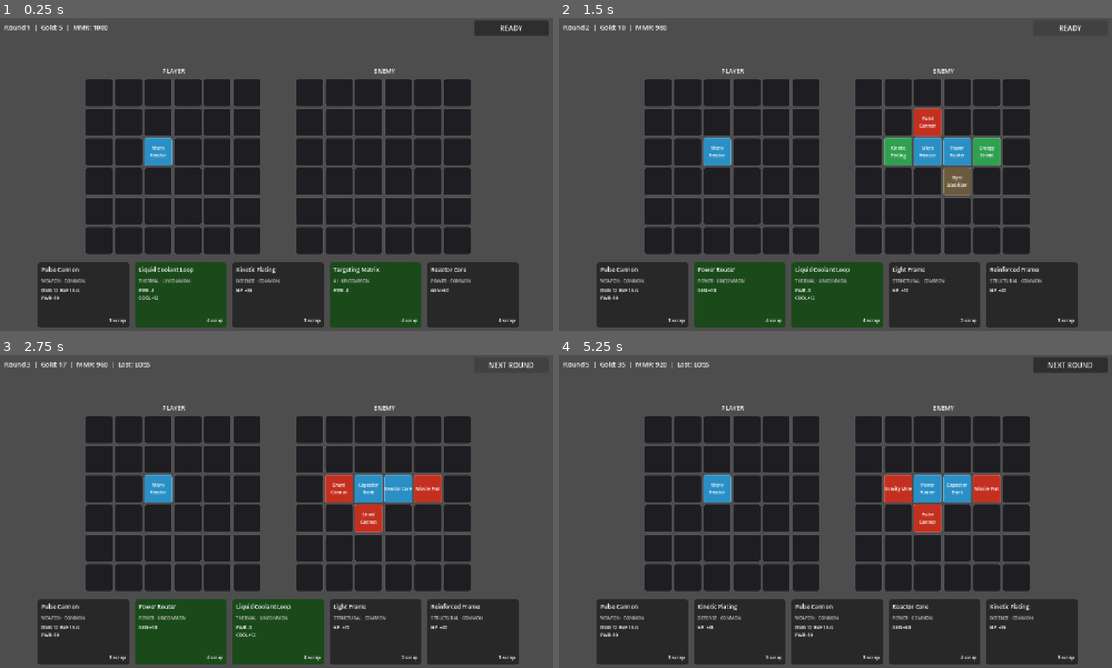
Above: before the commit, frames 1-4 (two rows, left to right).
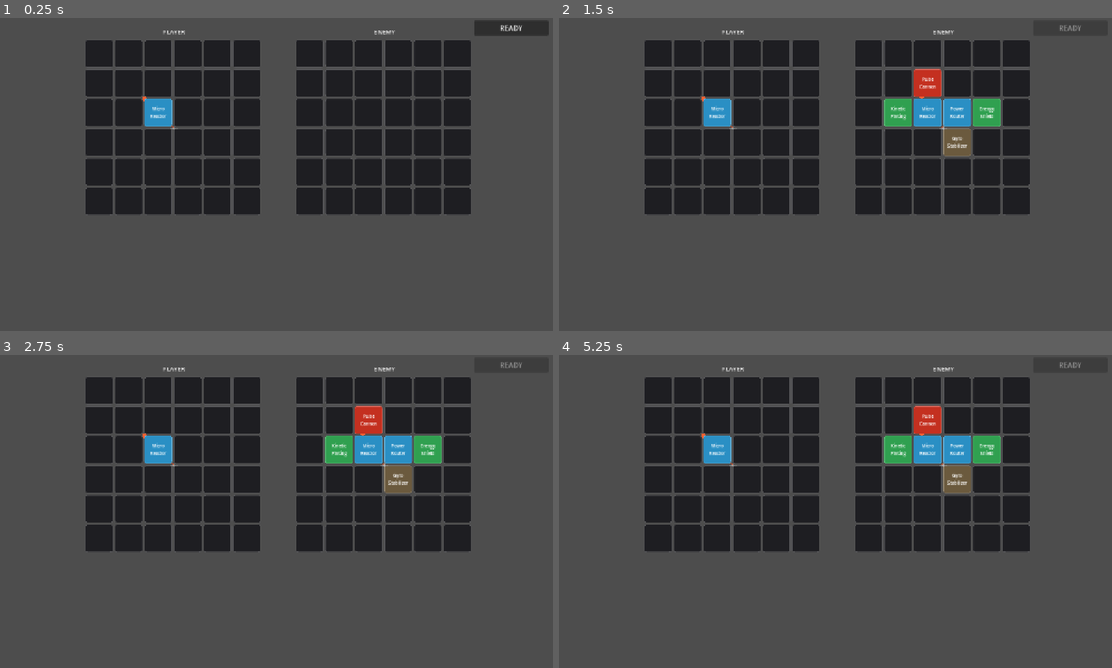
Above: after the commit, the same moments.

Repository: bbayram-l/ChroneForge-Arena
Game: Godot game, scene res://scenes/Main.tscn
The game is run twice, just before and just after one commit, with the same random seed, the same clock (stepped at 60 frames per second) and the same inputs.
Inputs (mouse positions are in pixels of both pictures, inside the frame that each line leads up to):
- Up to frame 1 (0.25 s): no input
- Up to frame 2 (1.5 s): click "READY" at 0.5 s; click (1067, 27) at 1.25 s, where only the run before the commit has a clickable "NEXT ROUND"
- Up to frame 3 (2.75 s): click (508, 364) at 2 s, where only the run before the commit has a clickable "READY"
- Up to frame 4 (5.25 s): click (1067, 364) at 2.75 s, where only the run before the commit has a clickable "NEXT ROUND"; click (1067, 364) at 3.5 s, where only the run before the commit has a clickable "READY"; click (1067, 364) at 4.25 s, where only the run before the commit has a clickable "NEXT ROUND"; tap Enter at 5 s; move the mouse to (957, 495) at 5.02 s; click (957, 495) at 5.17 s

The runs differ from the first frame. In frame 1, 36% of the frame differs, in the area x 0-94%, y 2-99%; in frame 2, 40%; in frame 3, 40%, in the area x 0-97%, y 2-99%; in frame 4, 40%.
Error after the commit: Parse Error: Function "_has_module()" not found in base self. (res://scripts/combat/CombatEngine.gd:112)

Commit message:
Month 2: HUD, torque visualizer, and AI module logic
- HudPanel.gd: PWR/STAB/HEAT progress bars with traffic-light colour coding,
  PDX accumulation rate and active AI module names in info line
- MechGridView: _draw() overlay shows orange center-of-mass dot and white
  ideal-centre crosshair (torque visualizer)
- CombatEngine: implement all four AI module effects — targeting_matrix
  (+10% dmg), burst_logic (1.4× dmg / 2× cooldown), counter_program
  (retaliation shot on HP damage), chrono_anchor (20% opponent PDX
  reduction); per-cell power efficiency now correctly applies adjacency bonus
- ParadoxSystem: rate_mult parameter on tick() for chrono_anchor support;
  accumulate from any module with paradox_rate > 0, not just TEMPORAL
- Main.gd: wire HudPanel (instantiate, refresh after placement and combat end);
  shift grids to y=50, HUD at y=484, shop at y=566
- CLAUDE.md: all Month 2 items now complete; updated file list

Co-Authored-By: Claude Sonnet 4.6 <noreply@anthropic.com>

Diff:
--- a/scripts/combat/CombatEngine.gd
+++ b/scripts/combat/CombatEngine.gd
@@ -108,8 +108,11 @@
 	var d := TICK_RATE
 
 	# 1. Paradox accumulation + overload rolls
-	_p_paradox.tick(d, rng)
-	_e_paradox.tick(d, rng)
+	# chrono_anchor: owning side's anchor reduces the OPPONENT's paradox gain rate by 20%
+	var p_pdx_mult := 0.80 if _has_module(enemy_grid, "chrono_anchor") else 1.0
+	var e_pdx_mult := 0.80 if _has_module(player_grid, "chrono_anchor") else 1.0
+	_p_paradox.tick(d, rng, p_pdx_mult)
+	_e_paradox.tick(d, rng, e_pdx_mult)
 
 	# 2. Heat dissipation
 	_p_heat.dissipate(d)
@@ -174,8 +177,16 @@
 	var heat_pen    := heat.overheat_penalty(pos)
 	var final_stab  := stability * (1.0 - heat_pen)
 
+	# AI modifiers
+	# targeting_matrix: +10% damage (focused fire on weakest point)
+	var dmg_mult := 1.10 if _has_module(grid, "targeting_matrix") else 1.0
+	# burst_logic: 1.4× damage but 2× cooldown (charges up before releasing)
+	var burst := _has_module(grid, "burst_logic")
+	if burst:
+		dmg_mult *= 1.4
+
 	# Resolve damage
-	var damage := DamageResolver.resolve_shot(weapon, power_eff, final_stab, 1.0, rng)
+	var damage := DamageResolver.resolve_shot(weapon, power_eff, final_stab, 1.0, rng) * dmg_mult
 
 	# Side effects
 	physics.apply_recoil(weapon)
@@ -187,8 +198,9 @@
 	else:
 		_deal_to_player(damage, weapon)
 
-	# Reset cooldown
-	cds[wid] = 1.0 / weapon.fire_rate if weapon.fire_rate > 0.0 else 9999.0
+	# Reset cooldown (burst_logic doubles the interval)
+	var base_cd := 1.0 / weapon.fire_rate if weapon.fire_rate > 0.0 else 9999.0
+	cds[wid] = base_cd * (2.0 if burst else 1.0)
 
 	_log("shot", is_player, {
 		"module":     wid,
@@ -203,11 +215,28 @@
 	var res := DamageResolver.apply_shield(raw, player_shield, 1.0)
 	player_shield = maxf(0.0, player_shield - res.shield_damage)
 	player_hp     = maxf(0.0, player_hp     - res.hp_damage)
+	# counter_program: retaliate with best available weapon after taking HP damage
+	if res.hp_damage > 0.0 and _has_module(player_grid, "counter_program"):
+		_counter_shot(true)
 
 func _deal_to_enemy(raw: float, _source: Module) -> void:
 	var res := DamageResolver.apply_shield(raw, enemy_shield, 1.0)
 	enemy_shield = maxf(0.0, enemy_shield - res.shield_damage)
 	enemy_hp     = maxf(0.0, enemy_hp     - res.hp_damage)
+	# counter_program: retaliate with best available weapon after taking HP damage
+	if res.hp_damage > 0.0 and _has_module(enemy_grid, "counter_program"):
+		_counter_shot(false)
+
+## Fire the highest-damage ready weapon as a counter-program retaliation.
+func _counter_shot(is_player: bool) -> void:
+	var grid := player_grid if is_player else enemy_grid
+	var best: Module = null
+	for mod: Module in grid.get_all_modules():
+		if mod.category == Module.Category.WEAPON and not mod.disabled and mod.fire_rate > 0.0:
+			if best == null or mod.base_damage > best.base_damage:
+				best = mod
+	if best:
+		_fire_weapon(best, is_player)
 
 # ── Paradox overload callback ──────────────────────────────────────────────
 
--- a/scripts/systems/ParadoxSystem.gd
+++ b/scripts/systems/ParadoxSystem.gd
@@ -19,11 +19,12 @@
 	grid = mech_grid
 
 ## Called once per combat tick. Accumulates paradox and rolls for overload.
-func tick(delta: float, rng: RandomNumberGenerator) -> void:
+## rate_mult < 1.0 when the opponent has a chrono_anchor active.
+func tick(delta: float, rng: RandomNumberGenerator, rate_mult: float = 1.0) -> void:
 	# Accumulate from ALL modules with paradox_rate (echo_cannon, temporal_barrier, etc.)
 	for mod in grid.get_all_modules():
 		if mod.paradox_rate > 0.0 and not mod.disabled:
-			paradox += mod.paradox_rate * delta
+			paradox += mod.paradox_rate * delta * rate_mult
 
 	# Apply meta taxes
 	var t_count := _temporal_count()
--- /dev/null
+++ b/scripts/ui/HudPanel.gd
@@ -0,0 +1,136 @@
+## HudPanel — compact stat readout below the player grid.
+## Shows a static analysis of the current mech build at any time.
+## Call refresh(grid) after any module placement.
+class_name HudPanel
+extends Control
+
+const BAR_W: int = 180
+const BAR_H: int = 10
+const ROW_H: int = 18
+const LBL_W: int = 52
+
+var _power_fill:  ColorRect
+var _power_lbl:   Label
+var _stab_fill:   ColorRect
+var _stab_lbl:    Label
+var _heat_fill:   ColorRect
+var _heat_lbl:    Label
+var _info_lbl:    Label
+
+# ── Lifecycle ───────────────────────────────────────────────────────────────
+
+func _ready() -> void:
+	_build()
+
+func _build() -> void:
+	var rows := [
+		["PWR",  0,          Color("30b040"), "_power_fill", "_power_lbl"],
+		["STAB", ROW_H,      Color("30a0e0"), "_stab_fill",  "_stab_lbl"],
+		["HEAT", ROW_H * 2,  Color("e06010"), "_heat_fill",  "_heat_lbl"],
+	]
+
+	for row in rows:
+		var tag: String  = row[0]
+		var y_off: int   = row[1]
+		var color: Color = row[2]
+		var fill_key     = row[3]
+		var lbl_key      = row[4]
+
+		var tag_lbl := Label.new()
+		tag_lbl.position = Vector2(0.0, float(y_off))
+		tag_lbl.size     = Vector2(float(LBL_W), float(ROW_H))
+		tag_lbl.text     = tag
+		tag_lbl.add_theme_font_size_override("font_size", 10)
+		tag_lbl.vertical_alignment = VERTICAL_ALIGNMENT_CENTER
+		add_child(tag_lbl)
+
+		var track := ColorRect.new()
+		track.position = Vector2(float(LBL_W), float(y_off + (ROW_H - BAR_H) / 2))
+		track.size     = Vector2(float(BAR_W), float(BAR_H))
+		track.color    = Color("222222")
+		add_child(track)
+
+		var fill := ColorRect.new()
+		fill.position = track.position
+		fill.size     = Vector2(0.0, float(BAR_H))
+		fill.color    = color
+		add_child(fill)
+		set(fill_key, fill)
+
+		var val_lbl := Label.new()
+		val_lbl.position = Vector2(float(LBL_W + BAR_W + 6), float(y_off))
+		val_lbl.size     = Vector2(70.0, float(ROW_H))
+		val_lbl.add_theme_font_size_override("font_size", 10)
+		val_lbl.vertical_alignment = VERTICAL_ALIGNMENT_CENTER
+		add_child(val_lbl)
+		set(lbl_key, val_lbl)
+
+	# Info line — paradox rate + heat balance
+	_info_lbl = Label.new()
+	_info_lbl.position = Vector2(0.0, float(ROW_H * 3 + 2))
+	_info_lbl.size     = Vector2(404.0, float(ROW_H))
+	_info_lbl.add_theme_font_size_override("font_size", 10)
+	_info_lbl.modulate = Color(0.75, 0.75, 0.75)
+	add_child(_info_lbl)
+
+	custom_minimum_size = Vector2(404.0, float(ROW_H * 4))
+
+# ── Public API ──────────────────────────────────────────────────────────────
+
+func refresh(grid: MechGrid) -> void:
+	var power_sys   := PowerSystem.new(grid)
+	var physics_sys := PhysicsLite.new(grid)
+
+	# Power
+	var p_state := power_sys.get_state()
+	var eff     := p_state.efficiency
+	_set_bar(_power_fill, eff / PowerSystem.MAX_EFFICIENCY)
+	_power_fill.color = _traffic_color(eff / PowerSystem.MAX_EFFICIENCY, Color("30b040"))
+	_power_lbl.text   = "%.0f%%" % (eff * 100.0)
+
+	# Stability
+	var stab := physics_sys.stability_modifier()
+	_set_bar(_stab_fill, stab)
+	_stab_fill.color = _traffic_color(stab, Color("30a0e0"))
+	_stab_lbl.text   = "%.0f%%" % (stab * 100.0)
+
+	# Heat balance (gen rate vs dissipation capacity)
+	var heat_gen   := 0.0
+	var heat_cool  := 0.0
+	var pdx_rate   := 0.0
+	var ai_modules: Array[String] = []
+
+	for mod: Module in grid.get_all_modules():
+		heat_gen  += mod.heat_gen
+		heat_cool += mod.heat_reduction
+		if mod.paradox_rate > 0.0:
+			pdx_rate += mod.paradox_rate
+		if mod.category == Module.Category.AI:
+			ai_modules.append(mod.display_name)
+
+	var net_heat_rate := heat_gen - (HeatSystem.BASE_DISSIPATION + heat_cool)
+	var heat_pressure := clampf(heat_gen / maxf(HeatSystem.BASE_DISSIPATION + heat_cool, 1.0), 0.0, 1.0)
+	_set_bar(_heat_fill, heat_pressure)
+	_heat_fill.color = _traffic_color(1.0 - heat_pressure, Color("e06010"))
+	_heat_lbl.text   = "%+.0f/s" % (-net_heat_rate)
+
+	# Info line
+	var parts: PackedStringArray = []
+	if pdx_rate > 0.0:
+		parts.append("PDX +%.0f/s" % pdx_rate)
+	if not ai_modules.is_empty():
+		parts.append("AI: " + ", ".join(ai_modules))
+	_info_lbl.text = "  ".join(parts) if not parts.is_empty() else ""
+
+# ── Helpers ─────────────────────────────────────────────────────────────────
+
+func _set_bar(fill: ColorRect, t: float) -> void:
+	fill.size.x = clampf(t, 0.0, 1.0) * float(BAR_W)
+
+## Returns green/yellow/red based on ratio (1.0 = best).
+func _traffic_color(ratio: float, good: Color) -> Color:
+	if ratio >= 0.75:
+		return good
+	if ratio >= 0.4:
+		return Color("c0a020")
+	return Color("c03020")
--- a/scripts/ui/Main.gd
+++ b/scripts/ui/Main.gd
@@ -21,6 +21,7 @@
 var player_grid_view: MechGridView
 var enemy_grid_view:  MechGridView
 var shop_panel:       ShopPanel
+var hud_panel:        HudPanel
 var _status_label:    Label
 var _action_btn:      Button
 var _selected_offer:  Module = null
@@ -57,8 +58,9 @@
 
 	# Player grid — left side
 	# 6×(64+4)−4 = 404 px wide. Two grids centred: (1280−404−80−404)/2 = 196 px margin
+	# y=50 leaves room for status bar above; HUD fits below at y=510
 	player_grid_view = MechGridView.new()
-	player_grid_view.position = Vector2(196.0, 140.0)
+	player_grid_view.position = Vector2(196.0, 50.0)
 	canvas.add_child(player_grid_view)
 	player_grid_view.set_title("PLAYER")
 	player_grid_view.cell_clicked.connect(_on_player_cell_clicked)
@@ -66,15 +68,21 @@
 
 	# Enemy grid — right side
 	enemy_grid_view = MechGridView.new()
-	enemy_grid_view.position = Vector2(680.0, 140.0)
+	enemy_grid_view.position = Vector2(680.0, 50.0)
 	canvas.add_child(enemy_grid_view)
 	enemy_grid_view.set_title("ENEMY")
 	enemy_grid_view.refresh(enemy_grid)
 
-	# Shop panel — below grids
+	# HUD — stat bars below the player grid (grid height = 6×68−4 = 404 px, +50 offset = 454 → +30 gap = 484)
+	hud_panel = HudPanel.new()
+	hud_panel.position = Vector2(196.0, 484.0)
+	canvas.add_child(hud_panel)
+
+	# Shop panel — below HUD
 	# 5×210 + 4×14 = 1106 px → left margin (1280−1106)/2 = 87 px
+	# HUD bottom ≈ 484+72 = 556; shop at 566
 	shop_panel = ShopPanel.new()
-	shop_panel.position = Vector2(87.0, 562.0)
+	shop_panel.position = Vector2(87.0, 566.0)
 	canvas.add_child(shop_panel)
 	shop_panel.module_selected.connect(_on_module_selected)
 
@@ -94,6 +102,7 @@
 	var core: Module = starters[0]
 	player_grid.place_module(Vector2i(2, 2), core)
 	player_grid_view.refresh(player_grid)
+	hud_panel.refresh(player_grid)
 	print("[Setup] Starter: %s placed (free)" % core.display_name)
 
 # ── Phase transitions ──────────────────────────────────────────────────────
@@ -143,6 +152,7 @@
 	phase = Phase.ROUND_END
 	var won: bool = result.winner == "player"
 	GameState.earn_round_income(won)
+	hud_panel.refresh(player_grid)
 	_update_status("Last: %s" % ("WIN" if won else "LOSS"))
 	_action_btn.text     = "NEXT ROUND"
 	_action_btn.disabled = false
@@ -174,6 +184,7 @@
 	if GameState.spend_gold(_selected_offer.cost):
 		player_grid.place_module(pos, _selected_offer)
 		player_grid_view.refresh(player_grid)
+		hud_panel.refresh(player_grid)
 		_update_status()
 		print("[Shop] Placed: %s at (%d,%d)" % [_selected_offer.display_name, pos.x, pos.y])
 		_selected_offer = null
--- a/scripts/ui/MechGridView.gd
+++ b/scripts/ui/MechGridView.gd
@@ -28,6 +28,8 @@
 var _current_grid: MechGrid  = null
 var _highlighted:  Array     = []            # Array[Vector2i] valid-placement positions
 var _hovered_pos:  Vector2i  = Vector2i(-1, -1)
+var _com:          Vector2   = Vector2(3.0, 3.0)   # center-of-mass in grid coords
+var _show_com:     bool      = false
 
 # ── Lifecycle ───────────────────────────────────────────────────────────────
 
@@ -84,9 +86,15 @@
 ## Redraw every cell to match the current grid state.
 func refresh(grid: MechGrid) -> void:
 	_current_grid = grid
+	# Update center-of-mass for torque visualizer
+	var mods := grid.get_all_modules()
+	_show_com = not mods.is_empty()
+	if _show_com:
+		_com = PhysicsLite.new(grid).center_of_mass()
 	for y in range(MechGrid.GRID_HEIGHT):
 		for x in range(MechGrid.GRID_WIDTH):
 			_redraw_cell(Vector2i(x, y))
+	queue_redraw()
 
 ## Highlight cells where `module` can be placed on `grid`.
 func highlight_valid(module: Module, grid: MechGrid) -> void:
@@ -106,6 +114,27 @@
 	_hovered_pos = Vector2i(-1, -1)
 	if _current_grid:
 		refresh(_current_grid)
+
+# ── Torque visualizer ───────────────────────────────────────────────────────
+
+func _draw() -> void:
+	if not _show_com:
+		return
+	var step := float(CELL_SIZE + CELL_GAP)
+	# Ideal balance point — centre of 6×6 grid in pixel space
+	var ideal := Vector2(MechGrid.GRID_WIDTH, MechGrid.GRID_HEIGHT) * step * 0.5
+	# Actual centre-of-mass in pixel space
+	var com_px := _com * step
+
+	# Dim crosshair at ideal centre
+	draw_line(ideal - Vector2(9, 0), ideal + Vector2(9, 0), Color(1, 1, 1, 0.25), 1.0)
+	draw_line(ideal - Vector2(0, 9), ideal + Vector2(0, 9), Color(1, 1, 1, 0.25), 1.0)
+	draw_circle(ideal, 3.0, Color(1, 1, 1, 0.25))
+
+	# Orange COM indicator + line showing offset from ideal
+	if (com_px - ideal).length() > 3.0:
+		draw_line(ideal, com_px, Color("ff6030aa"), 1.5)
+	draw_circle(com_px, 5.0, Color("ff6030"))
 
 # ── Internal rendering ──────────────────────────────────────────────────────
 
Not shown, changed: CLAUDE.md
